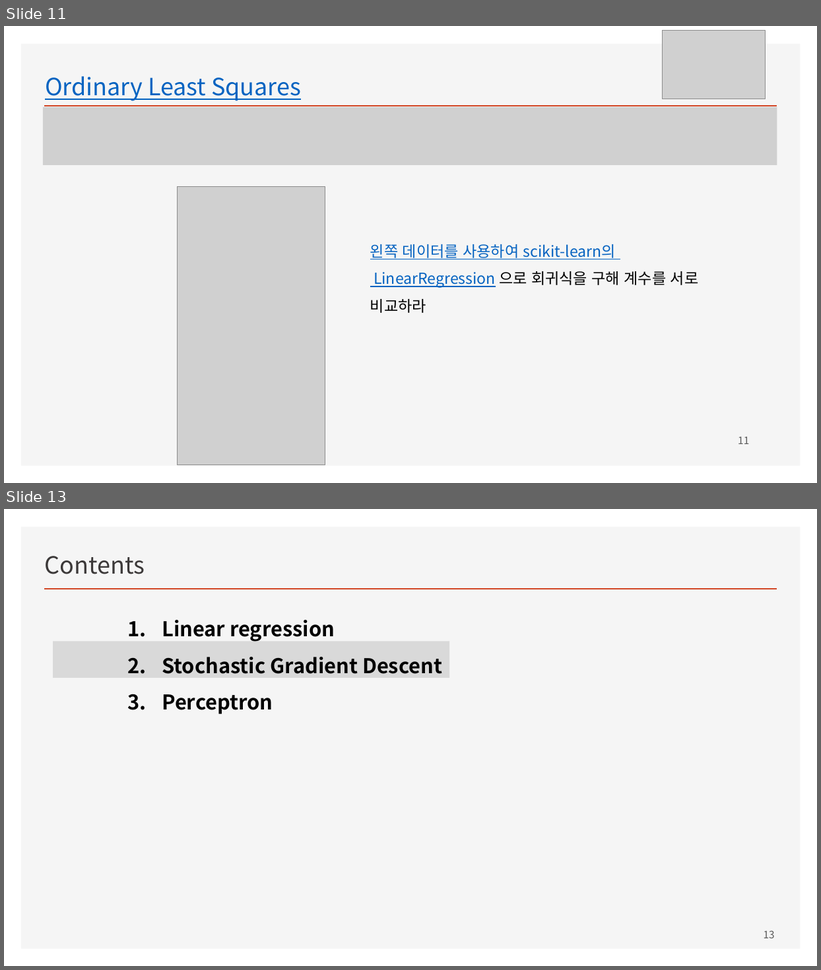
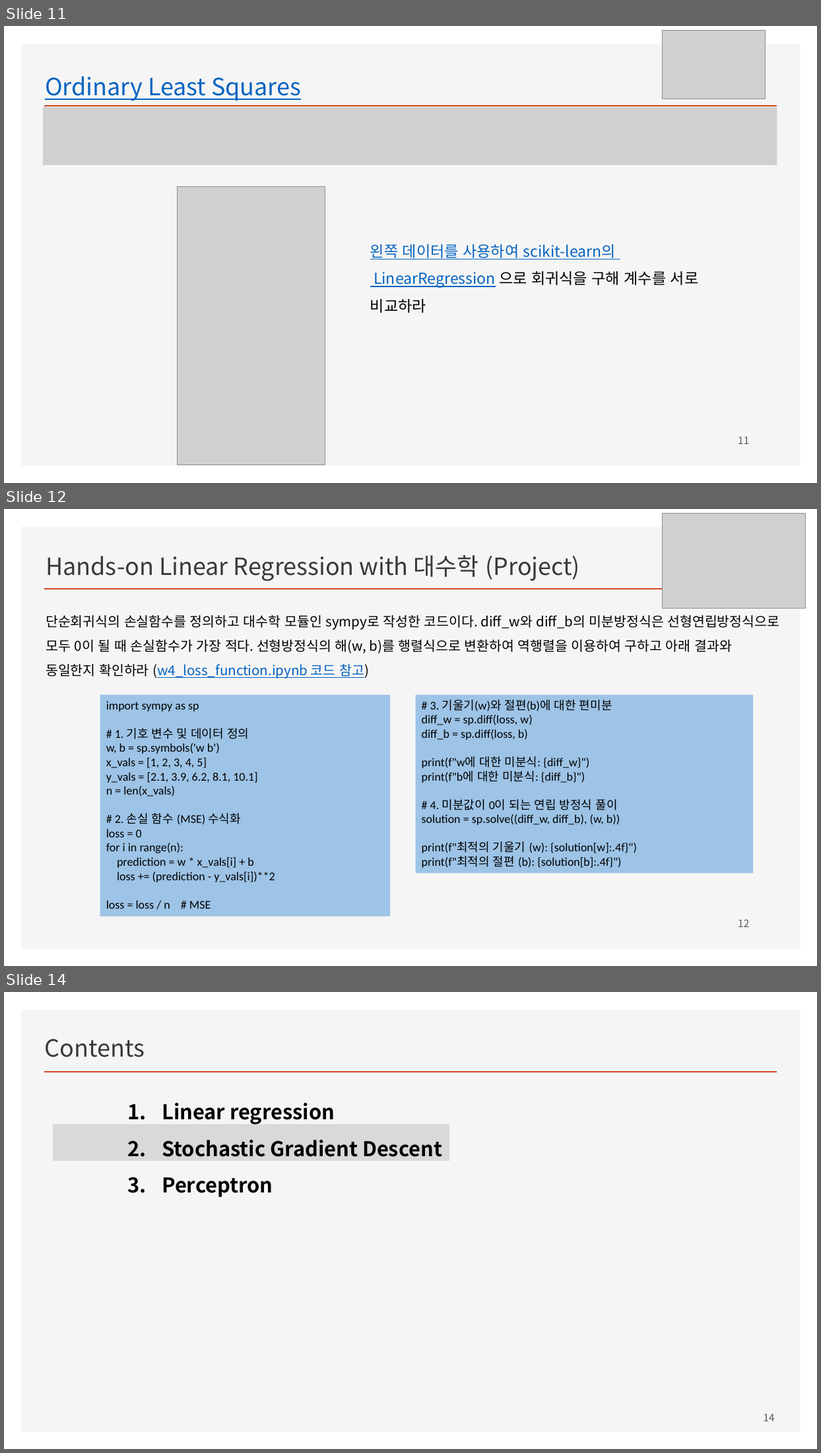
Before and after one commit to ancestor9/mathematics-for-machine-learning, a slide deck: Linear_Algebra/w4_Perceptron_Regression.pptx. Shown one above the other, each under a label of ours: slides 11 and 13 before the commit, slides 11, 12 and 14 after it; the slides between them are not shown. The pictures are 821x970 and 821x1453 pixels, drawn with LibreOffice and Linux fonts; fonts in the diff are those of the drawing; grey boxes stand for pictures; background and template pictures are left out. Boxes give left, top, right and bottom in pixels: in the first picture for what was removed or moved away, otherwise in the second. Text is boxed around its words. In the diff, an @@ line names an element or a change of style, - is before the commit and + after.

```diff
--- a/Linear_Algebra/w4_Perceptron_Regression.pptx
+++ b/Linear_Algebra/w4_Perceptron_Regression.pptx
@@ slide 12 added at [4, 509, 817, 966], background #FFFFFF; not listed: 2 template elements that a slide beside it also shows @@
@@ picture added at [662, 513, 805, 609] @@
@@ text added at [46, 555, 580, 581], 28 pt, text #3B3838 @@
+Hands-on Linear Regression with 대수학 (Project)
@@ text added at [46, 615, 780, 679], 16 pt, text #000000 @@
+단순회귀식의 손실함수를 정의하고 대수학 모듈인 sympy로 작성한 코드이다. diff_w와 diff_b의 미분방정식은 선형연립방정식으로 모두 0이 될 때 손실함수가 가장 적다. 선형방정식의 해(w, b)를 행렬식으로 변환하여 역행렬을 이용하여 구하고 아래 결과와 동일한지 확인하라 (w4_loss_function.ipynb 코드 참고)
@@ rectangle added at [100, 695, 391, 917], fill #9DC3E6, 14 pt, text #000000 @@
+import sympy as sp
+# 1. 기호 변수 및 데이터 정의
+w, b = sp.symbols('w b')
+x_vals = [1, 2, 3, 4, 5]
+y_vals = [2.1, 3.9, 6.2, 8.1, 10.1]
+n = len(x_vals)
+# 2. 손실 함수 (MSE) 수식화
+loss = 0
+for i in range(n):
+prediction = w * x_vals[i] + b
+loss += (prediction - y_vals[i])**2
+loss = loss / n # MSE
@@ rectangle added at [416, 695, 754, 874], fill #9DC3E6, 14 pt, text #000000 @@
+# 3. 기울기(w)와 절편(b)에 대한 편미분
+diff_w = sp.diff(loss, w)
+diff_b = sp.diff(loss, b)
+print(f"w에 대한 미분식: {diff_w}")
+print(f"b에 대한 미분식: {diff_b}")
+# 4. 미분값이 0이 되는 연립 방정식 풀이
+solution = sp.solve((diff_w, diff_b), (w, b))
+print(f"최적의 기울기 (w): {solution[w]:.4f}")
+print(f"최적의 절편 (b): {solution[b]:.4f}")
@@ page number added at [738, 920, 749, 927], 12 pt, text #595959 @@
+12
@@ what was slide 13 is now slide 14 @@
@@ page number at [764, 1414, 775, 1422]: text changed @@
-13
+14
```
Also in this commit, not shown: 5 slides changed, 10 other slides added, 3 slides removed.
